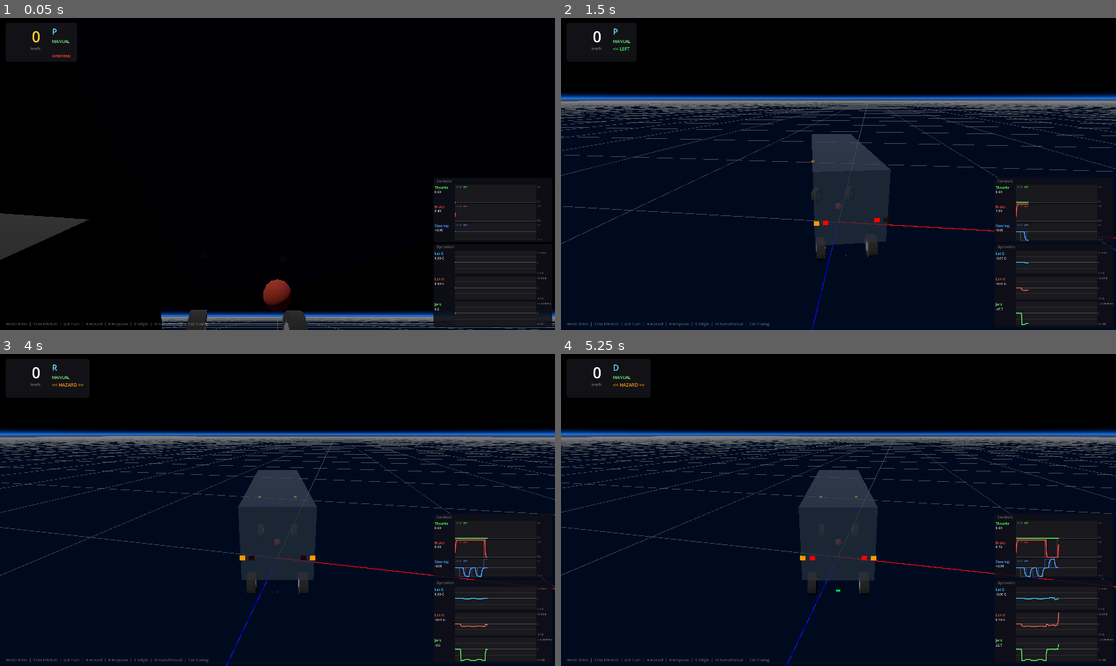
Above: before the commit, frames 1-4 (two rows, left to right).
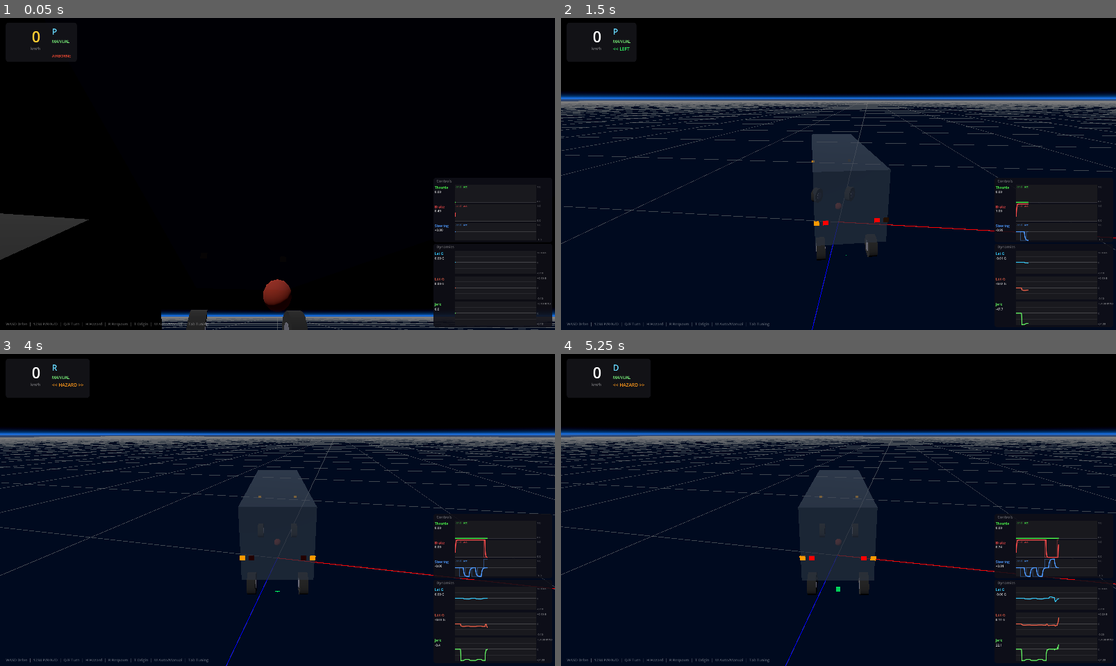
Above: after the commit, the same moments.

Repository: yukkysaito/godot_based_autoware_planning_simulator
Game: Godot game, scene res://main.tscn
Two runs of this game, one before a commit and one after it. Both use one fixed random seed, a clock stepped at 60 frames per second and the inputs below.
Inputs (mouse positions are in pixels of both pictures, inside the frame that each line leads up to):
- Up to frame 1 (0.05 s): no input
- Up to frame 2 (1.5 s): tap Enter at 0.5 s; move the mouse to (960, 158) at 0.52 s; hold D 0.53-1.25 s; tap Q at 0.6 s; click (960, 158) at 0.67 s; drag from (727, 189) to (810, 236) at 1.27 s
- Up to frame 3 (4 s): move the mouse to (333, 441) at 2.02 s; hold D 2.03-2.75 s; tap H at 2.1 s; drag from (249, 572) to (111, 463) at 2.77 s; move the mouse to (444, 556) at 3.52 s; hold A from 3.53 s (still down); hold 2 from 3.53 s (still down)
- Up to frame 4 (5.25 s): release A at 4.25 s; release 2 at 4.25 s; drag from (672, 463) to (755, 432) at 4.27 s; move the mouse to (866, 510) at 5.02 s; hold S from 5.03 s (still down); hold 4 from 5.03 s (still down); click (866, 510) at 5.17 s

Frame 1 is identical in both runs. In frame 2, less than 0.1% of the frame differs, in the area x 0-100%, y 26-76%; in frame 3, 0.3%; in frame 4, 3.7%, in the area x 0-100%, y 26-100%.

Commit message:
Add drivetrain efficiency and tune understeer gradient
- Revert to VehicleBody3D engine_force (apply_central_force fights wheel
  friction model, causing massive uncontrolled drag)
- Add drivetrain_efficiency parameter (default 0.7) to compensate for
  VehicleBody3D tire model transmission losses in throttle mapping
- Set understeer_gradient default to 0.03

Co-Authored-By: Claude Opus 4.6 (1M context) <noreply@anthropic.com>

Diff:
--- a/car.gd
+++ b/car.gd
@@ -41,13 +41,14 @@
 
 @export_group("Resistance")
 @export var rolling_resistance_coeff: float = 0.003
-@export var drag_coefficient: float = 0.65
+@export var drag_coefficient: float = 0.45
 @export var frontal_area: float = 5.4
 @export var air_density: float = 1.225
 @export var engine_braking_force: float = 20.0
 
 @export_group("Tire Model")
-@export var understeer_gradient: float = 0.05            ## Understeer gradient [rad/(m/s²)]. Higher = more understeer at speed
+@export var understeer_gradient: float = 0.03            ## Understeer gradient [rad/(m/s²)]. Higher = more understeer at speed
+@export var drivetrain_efficiency: float = 0.7           ## Compensates for VehicleBody3D tire model transmission losses
 
 @export_group("Suspension")
 @export var suspension_rest_length_val: float = 0.4
@@ -430,22 +431,16 @@
 	var us_factor = 1.0 / (1.0 + understeer_gradient * spd * spd / wheel_base)
 	steering = raw_steer * us_factor
 	brake = _current_brake_val * max_brake_force
-	# Apply driving force directly to rigid body (bypasses VehicleBody3D tire
-	# transmission losses so that F=ma maps accurately to actual acceleration).
-	engine_force = 0.0
-	var forward = -global_transform.basis.z
-	var drive_force = _current_throttle * max_engine_force * 2.0  # 2 traction wheels
-	apply_central_force(forward * drive_force)
+	engine_force = -_current_throttle * max_engine_force
 
 	# Creep in D/R when idle
-	if _current_throttle < 0.05 and _current_brake_val < 0.05:
+	if absf(_current_throttle) < 0.05 and _current_brake_val < 0.05:
 		var creep_spd = absf(get_forward_speed()) * 3.6
 		if creep_spd < creep_max_speed:
 			var r = 1.0 - creep_spd / creep_max_speed
-			var creep = creep_force * r
 			match current_gear:
-				Gear.DRIVE:   apply_central_force(forward * creep)
-				Gear.REVERSE: apply_central_force(-forward * creep)
+				Gear.DRIVE:   engine_force = -creep_force * r
+				Gear.REVERSE: engine_force = creep_force * r
 
 # ==========================================================================
 # Resistance forces
--- a/ros_bridge.gd
+++ b/ros_bridge.gd
@@ -153,10 +153,11 @@
 	if car.current_gear == car.Gear.REVERSE:
 		accel = -accel
 	if accel >= 0:
-		# Map acceleration to throttle: F=ma + resistance feedforward
+		# Map acceleration to throttle: (F=ma + resistance) / drivetrain_efficiency
 		var speed = absf(car.get_forward_speed())
 		var force_needed = (car.mass * accel + car.get_resistance_force(speed)) / 2.0  # per traction wheel
-		car.cmd_throttle = clampf(force_needed / car.max_engine_force, 0.0, 1.0)
+		var eff = maxf(car.drivetrain_efficiency, 0.1)
+		car.cmd_throttle = clampf(force_needed / (car.max_engine_force * eff), 0.0, 1.0)
 		car.cmd_brake = 0.0
 	else:
 		car.cmd_throttle = 0.0
--- a/tuning_panel.gd
+++ b/tuning_panel.gd
@@ -62,6 +62,7 @@
 	{"name": "Wheel Friction Slip", "prop": "wheel_friction_slip", "min": 0.5, "max": 10.0, "step": 0.1, "target": "car"},
 	{"group": "Lateral Dynamics"},
 	{"name": "Understeer Gradient", "prop": "understeer_gradient", "min": 0.0, "max": 0.2, "step": 0.005, "target": "car"},
+	{"name": "Drivetrain Efficiency", "prop": "drivetrain_efficiency", "min": 0.1, "max": 1.0, "step": 0.05, "target": "car"},
 ]
 
 func _ready():
